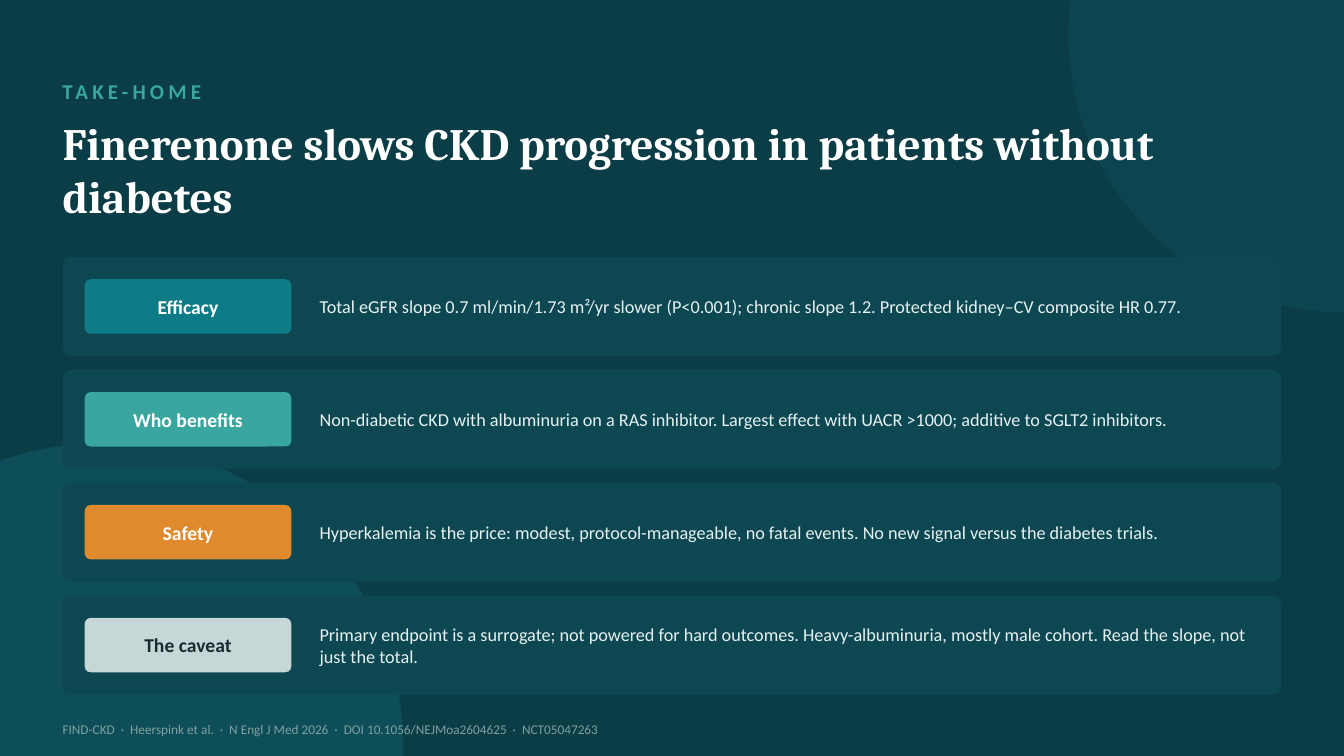
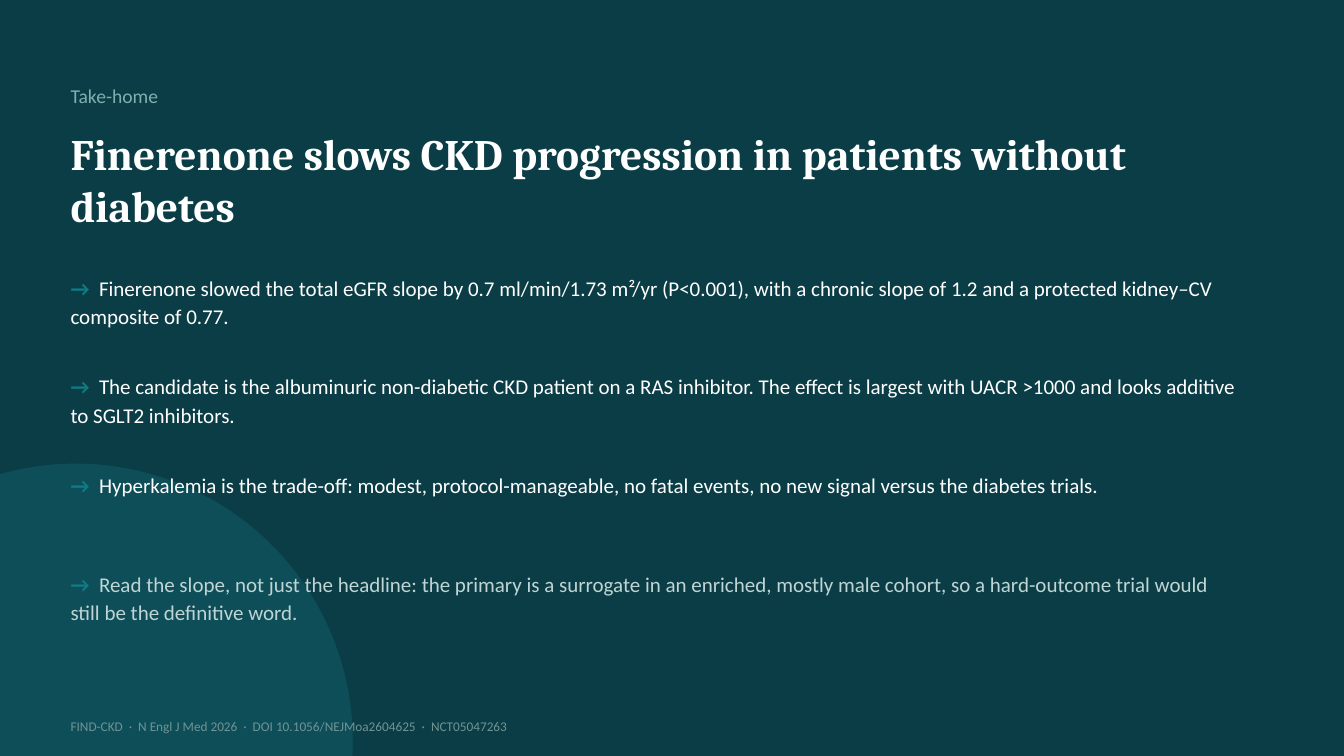
Before and after one commit to azbargarawan-sudo/clickwriting-landing, a slide deck: slide 17 of FIND-CKD.pptx. Drawn at 1344x756 pixels with LibreOffice and Linux fonts; fonts in the diff are those of the drawing. Boxes give left, top, right and bottom in pixels: in the first picture for what was removed or moved away, otherwise in the second. Text is boxed around its words. In the diff, an @@ line names an element or a change of style, - is before the commit and + after.

```diff
--- a/FIND-CKD.pptx
+++ b/FIND-CKD.pptx
@@ ellipse removed at (1069,0,1344,313) @@
@@ text at (71,89,159,103): text changed; size 15 to 14 pt; text colour #3AA6A0 to #7FB0B0; bold off @@
-TAKE-HOME
+Take-home
@@ text "Finerenone slows CKD progression in ...": place and size @@
-text "Finerenone slows CKD progression in ..." at (63,129,1153,214)
+text "Finerenone slows CKD progression in ..." at (71,139,1126,223)
@@ text "Finerenone slows CKD progression in ..." at (71,139,1126,223): size 32 to 31 pt; line spacing 0.98 to 1 @@
@@ rounded rectangle removed at (63,257,1281,356) @@
@@ text at (71,280,1212,328): text changed; size 13 to 15 pt; text colour #E6F1F1 to #FFFFFF @@
-Total eGFR slope 0.7 ml/min/1.73 m²/yr slower (P<0.001); chronic slope 1.2. Protected kidney–CV composite HR 0.77.
+→ Finerenone slowed the total eGFR slope by 0.7 ml/min/1.73 m²/yr (P<0.001), with a chronic slope of 1.2 and a protected kidney–CV composite of 0.77.
@@ rounded rectangle removed at (85,279,291,334) @@
@@ text removed at (158,300,219,317) @@
-Efficacy
@@ rounded rectangle removed at (63,370,1281,469) @@
@@ vertical alignment middle to top in 3 elements at (99,478,1098,497), (71,280,1212,328), (71,379,1234,423) @@
@@ text at (71,379,1234,423): text changed; size 13 to 15 pt; text colour #E6F1F1 to #FFFFFF @@
-Non-diabetic CKD with albuminuria on a RAS inhibitor. Largest effect with UACR >1000; additive to SGLT2 inhibitors.
+→ The candidate is the albuminuric non-diabetic CKD patient on a RAS inhibitor. The effect is largest with UACR >1000 and looks additive to SGLT2 inhibitors.
@@ rounded rectangle removed at (85,392,291,447) @@
@@ text removed at (133,413,242,427) @@
-Who benefits
@@ ellipse: place and size @@
-ellipse at (0,444,403,756)
+ellipse at (0,464,353,756)
@@ text at (99,478,1098,497): text changed; size 13 to 15 pt; text colour #E6F1F1 to #FFFFFF @@
-Hyperkalemia is the price: modest, protocol-manageable, no fatal events. No new signal versus the diabetes trials.
+→ Hyperkalemia is the trade-off: modest, protocol-manageable, no fatal events, no new signal versus the diabetes trials.
@@ rounded rectangle removed at (63,483,1281,582) @@
@@ rounded rectangle removed at (85,505,291,560) @@
@@ text removed at (163,526,214,543) @@
-Safety
@@ rounded rectangle removed at (63,596,1281,695) @@
@@ text added at (71,577,1208,620), 15 pt, text #BFD4D4 @@
+→ Read the slope, not just the headline: the primary is a surrogate in an enriched, mostly male cohort, so a hard-outcome trial would still be the definitive word.
@@ rounded rectangle removed at (85,618,291,673) @@
@@ text removed at (320,628,1245,666) @@
-Primary endpoint is a surrogate; not powered for hard outcomes. Heavy-albuminuria, mostly male cohort. Read the slope, not just the total.
@@ text removed at (144,638,232,652) @@
-The caveat
@@ text at (71,722,507,733): text changed; text colour #7FA0A0 to #6F9494 @@
-FIND-CKD · Heerspink et al. · N Engl J Med 2026 · DOI 10.1056/NEJMoa2604625 · NCT05047263
+FIND-CKD · N Engl J Med 2026 · DOI 10.1056/NEJMoa2604625 · NCT05047263
```
Also in this commit, not shown: 16 other slides changed.
